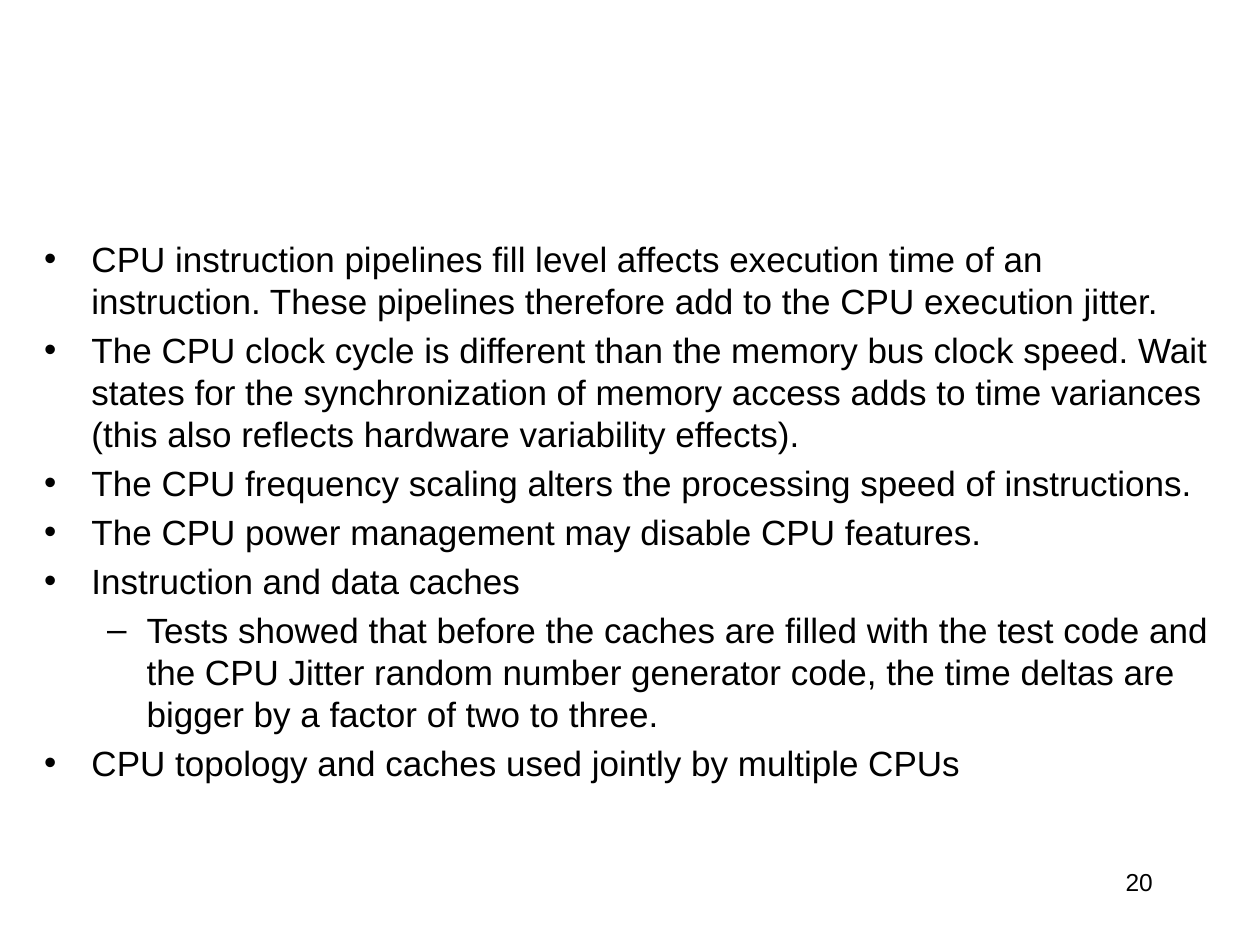
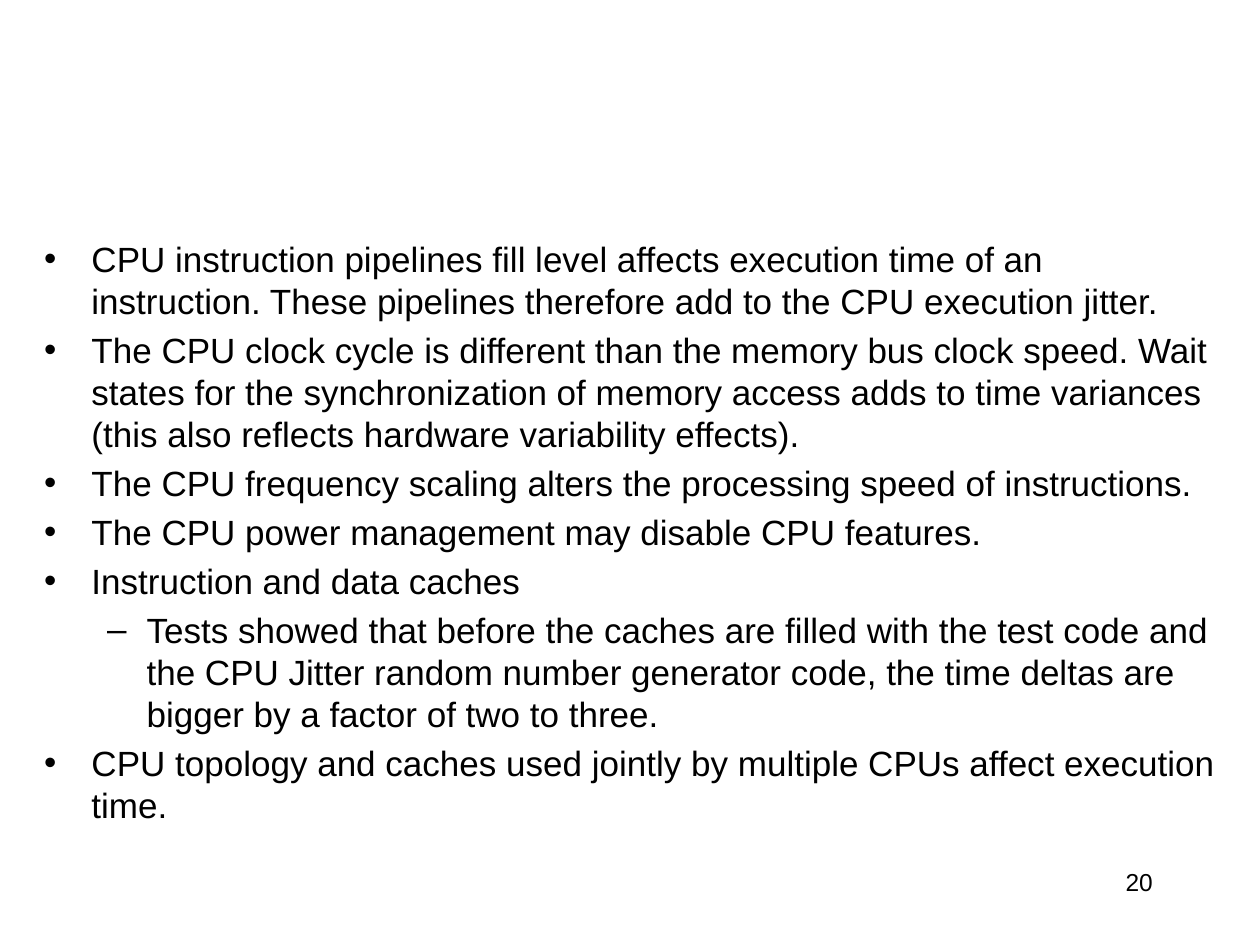
Before and after one commit to jlmucb/class_notes, a slide deck: slide 20 of BerkeleyClass/CS290Spring2013/Lectures/entropy_talk.pptx. Drawn at 1260x945 pixels with LibreOffice and Linux fonts; fonts in the diff are those of the drawing; grey boxes stand for pictures. Boxes give left, top, right and bottom in pixels: in the first picture for what was removed or moved away, otherwise in the second. Text is boxed around its words. In the diff, an @@ line names an element or a change of style, - is before the commit and + after.

```diff
--- a/BerkeleyClass/CS290Spring2013/Lectures/entropy_talk.pptx
+++ b/BerkeleyClass/CS290Spring2013/Lectures/entropy_talk.pptx
@@ text at <box>91,750,1214,819</box>: text changed @@
-• CPU topology and caches used jointly by multiple CPUs
+• CPU topology and caches used jointly by multiple CPUs affect execution time.
```
Also in this commit, not shown: 18 other slides changed.
